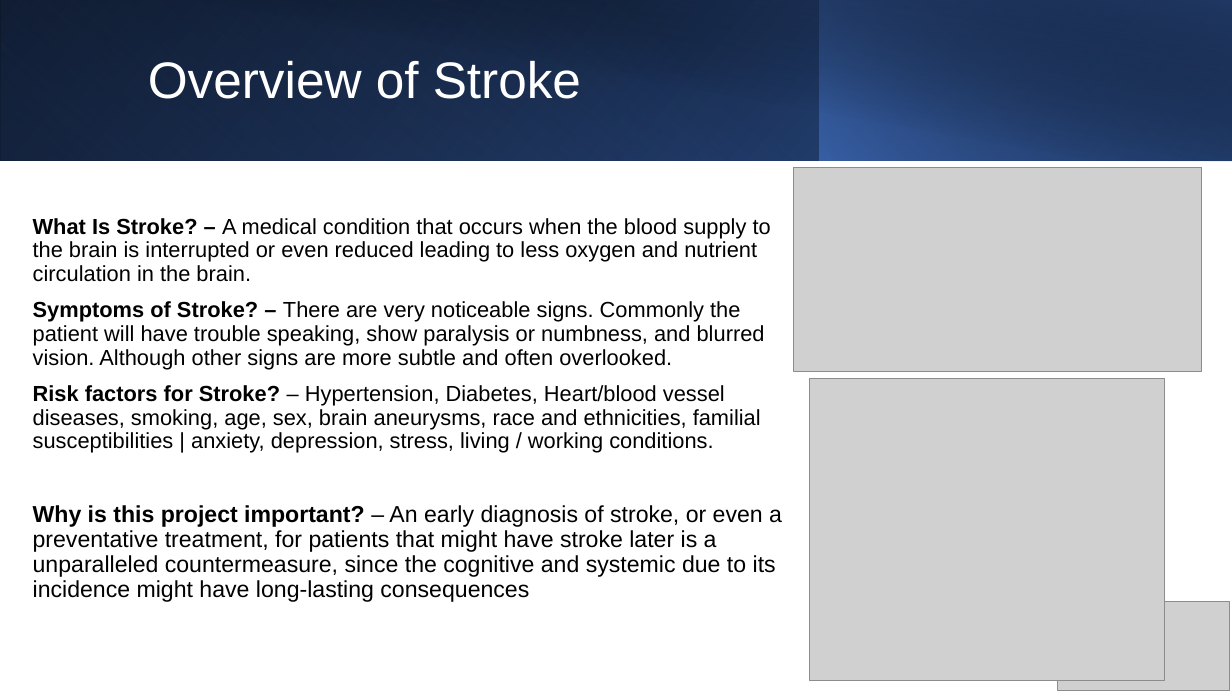
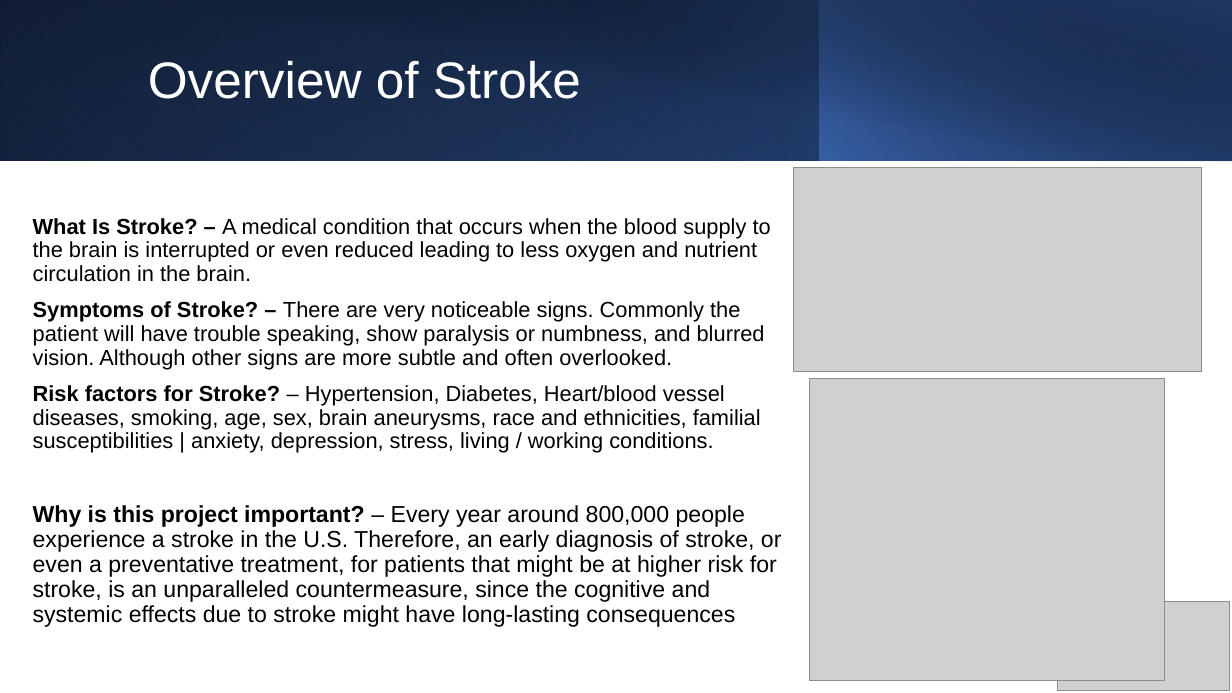
Before and after one commit to johnnys7n/Data-Scientist-Case-Study, a slide deck: slide 4 of JS-case-study-presentation.pptx. Drawn at 1232x693 pixels with LibreOffice and Linux fonts; fonts in the diff are those of the drawing; grey boxes stand for pictures. Boxes give left, top, right and bottom in pixels: in the first picture for what was removed or moved away, otherwise in the second. Text is boxed around its words. In the diff, an @@ line names an element or a change of style, - is before the commit and + after.

```diff
--- a/JS-case-study-presentation.pptx
+++ b/JS-case-study-presentation.pptx
@@ text at (x1=33, y1=505, x2=782, y2=627): text changed @@
-Why is this project important? – An early diagnosis of stroke, or even a preventative treatment, for patients that might have stroke later is a unparalleled countermeasure, since the cognitive and systemic due to its incidence might have long-lasting consequences
+Why is this project important? – Every year around 800,000 people experience a stroke in the U.S. Therefore, an early diagnosis of stroke, or even a preventative treatment, for patients that might be at higher risk for stroke, is an unparalleled countermeasure, since the cognitive and systemic effects due to stroke might have long-lasting consequences
```
Also in this commit, not shown: 17 other slides changed, 1 other file.
